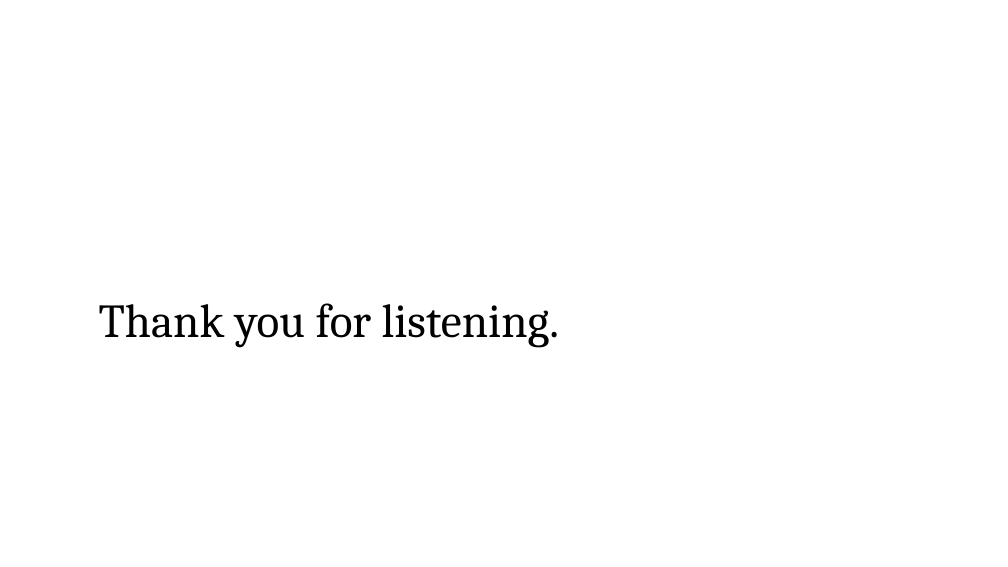
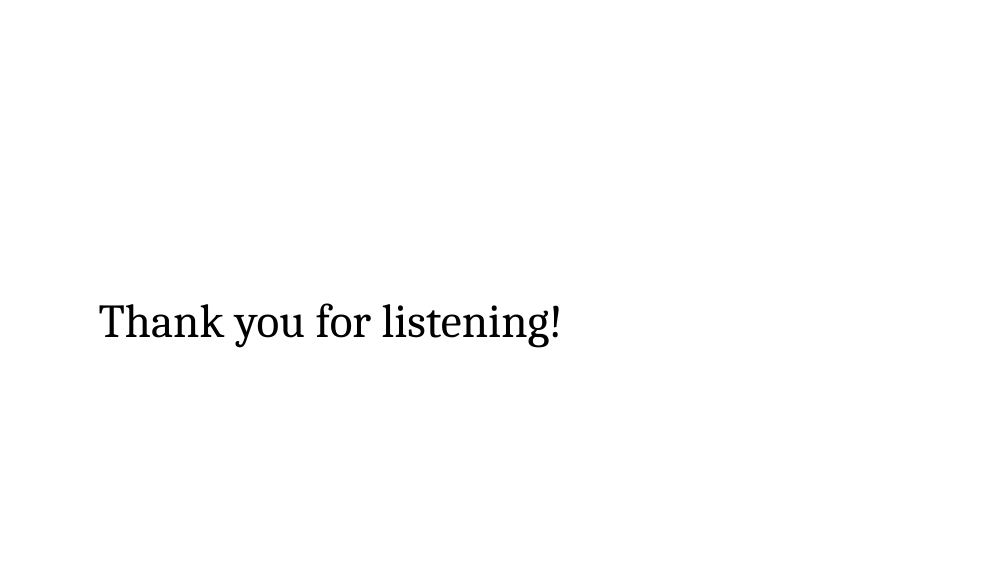
Before and after one commit to hanmacrad2/epidemic_modelling, a slide deck: slide 14 of Mathematical_Models/cdt_presentation_thurs_july_8th.pptx (slide 13 before the commit). Drawn at 1008x567 pixels with LibreOffice and Linux fonts; fonts in the diff are those of the drawing. Boxes give left, top, right and bottom in pixels: in the first picture for what was removed or moved away, otherwise in the second. Text is boxed around its words. In the diff, an @@ line names an element or a change of style, - is before the commit and + after.

```diff
--- a/Mathematical_Models/cdt_presentation_thurs_july_8th.pptx
+++ b/Mathematical_Models/cdt_presentation_thurs_july_8th.pptx
@@ title at (x1=99, y1=303, x2=563, y2=347): text changed @@
-Thank you for listening.
+Thank you for listening!
```
Also in this commit, not shown: 7 other slides changed, 3 slides added, 2 slides removed, 3 other files.
